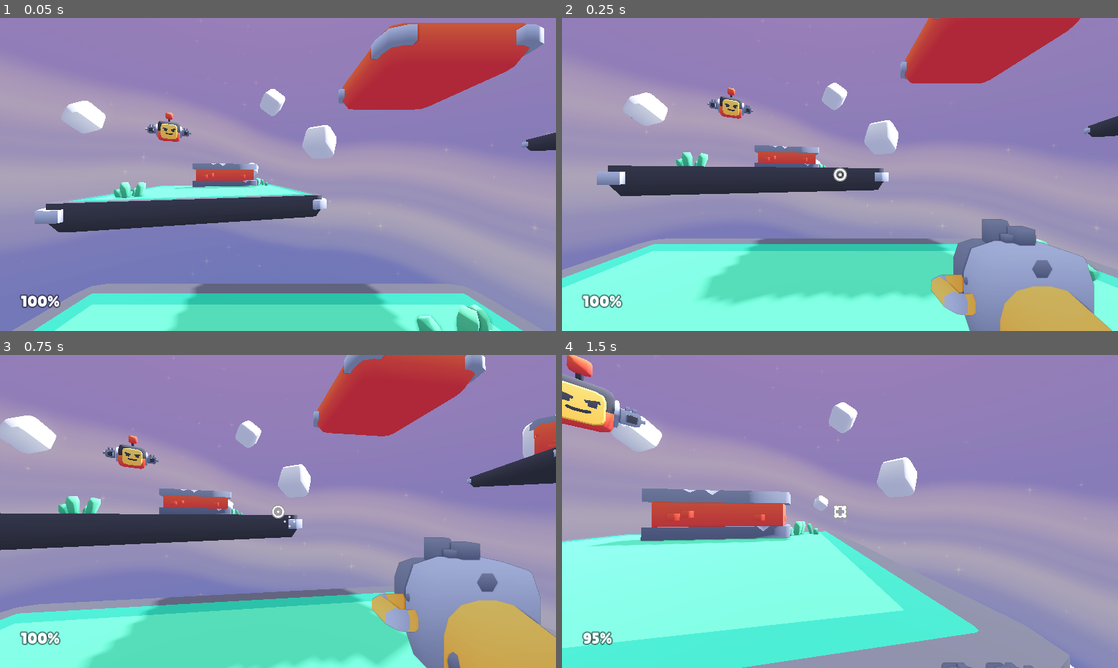
Above: before the commit, frames 1-4 (two rows, left to right).
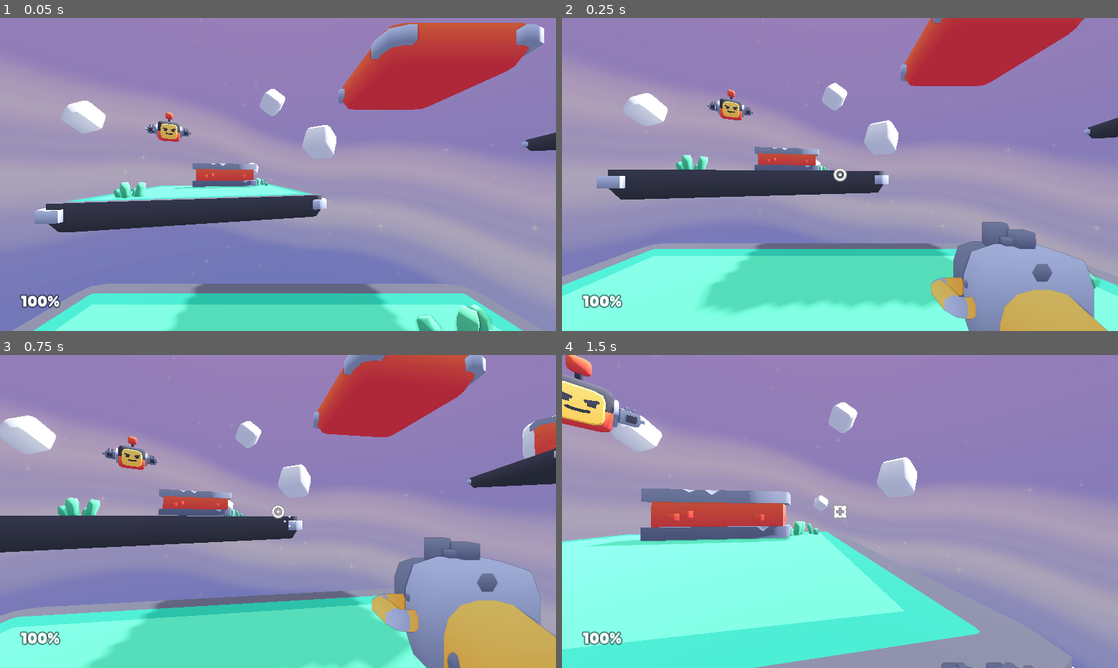
Above: after the commit, the same moments.

Repository: goob30/hackclub-haven
Game: Godot game, scene res://scenes/main.tscn
Same seed, same stepped clock (60 frames per second), same inputs: the game is played once before the commit and once after it.
Inputs (mouse positions are in pixels of both pictures, inside the frame that each line leads up to):
- Up to frame 1 (0.05 s): no input
- Up to frame 2 (0.25 s): no input
- Up to frame 3 (0.75 s): move the mouse to (305, 511) at 0.52 s; hold W (move_forward) from 0.53 s (still down); click (305, 511) at 0.6 s
- Up to frame 4 (1.5 s): keep holding W (move_forward); tap Space (jump) at 0.77 s; move the mouse to (812, 511) at 1.27 s; tap E (weapon_toggle) at 1.35 s

Frame 1 is identical in both runs. In frame 2, 8.2% of the frame differs, in the area x 0-100%, y 0-100%; in frame 3, 3.7%; in frame 4, 0.9%.

Commit message:
Root enemy logic, shooter guy

Diff:
--- a/objects/enemy.gd
+++ /dev/null
@@ -1,68 +0,0 @@
-extends Node3D
-
-@export var player: Node3D
-
-@onready var raycast = $RayCast
-@onready var muzzle_a = $MuzzleA
-@onready var muzzle_b = $MuzzleB
-
-var health := 25
-var time := 0.0
-var target_position: Vector3
-var destroyed := false
-
-# When ready, save the initial position
-
-func _ready():
-	target_position = position
-
-
-func _process(delta):
-	self.look_at(player.position + Vector3(0, 0.5, 0), Vector3.UP, true)  # Look at player
-	target_position.y += (cos(time * 5) * 1) * delta  # Sine movement (up and down)
-
-	time += delta
-
-	position = target_position
-
-# Take damage from player
-
-func damage(amount):
-	Audio.play("sounds/enemy_hurt.ogg")
-
-	health -= amount
-
-	if health <= 0 and !destroyed:
-		destroy()
-
-# Destroy the enemy when out of health
-
-func destroy():
-	Audio.play("sounds/enemy_destroy.ogg")
-
-	destroyed = true
-	queue_free()
-
-# Shoot when timer hits 0
-
-func _on_timer_timeout():
-	raycast.force_raycast_update()
-
-	if raycast.is_colliding():
-		var collider = raycast.get_collider()
-
-		if collider.has_method("damage"):  # Raycast collides with player
-
-			# Play muzzle flash animation(s)
-
-			muzzle_a.frame = 0
-			muzzle_a.play("default")
-			muzzle_a.rotation_degrees.z = randf_range(-45, 45)
-
-			muzzle_b.frame = 0
-			muzzle_b.play("default")
-			muzzle_b.rotation_degrees.z = randf_range(-45, 45)
-
-			Audio.play("sounds/enemy_attack.ogg")
-
-			collider.damage(5)  # Apply damage to player
--- a/objects/enemy.tscn
+++ b/objects/enemy.tscn
@@ -1,35 +1,48 @@
-[gd_scene load_steps=5 format=3 uid="uid://d2g78tpqbyf5g"]
+[gd_scene format=3 uid="uid://d2g78tpqbyf5g"]
 
 [ext_resource type="PackedScene" uid="uid://lde2xq3vq635" path="res://models/enemy-flying.glb" id="1_3v8nl"]
-[ext_resource type="Script" uid="uid://b6udw8uhlp4ei" path="res://objects/enemy.gd" id="1_jg24b"]
+[ext_resource type="Script" uid="uid://b6udw8uhlp4ei" path="res://objects/rootEnemy.gd" id="1_jg24b"]
 [ext_resource type="SpriteFrames" uid="uid://dbv3sy5qjatnl" path="res://sprites/burst_animation.tres" id="3_iblw5"]
 
 [sub_resource type="SphereShape3D" id="SphereShape3D_iix87"]
 radius = 0.75
 
-[node name="enemy-flying" type="Area3D"]
+[sub_resource type="ParticleProcessMaterial" id="ParticleProcessMaterial_myfey"]
+
+[sub_resource type="ArrayMesh" id="ArrayMesh_41oev"]
+
+[node name="enemy-flying" type="Area3D" unique_id=1425229381]
 script = ExtResource("1_jg24b")
 
-[node name="enemy-flying" parent="." instance=ExtResource("1_3v8nl")]
+[node name="enemy-flying" parent="." unique_id=1941908795 instance=ExtResource("1_3v8nl")]
 
-[node name="CollisionShape3D" type="CollisionShape3D" parent="."]
+[node name="CollisionShape3D" type="CollisionShape3D" parent="." unique_id=1816985237]
 transform = Transform3D(1, 0, 0, 0, 1, 0, 0, 0, 1, 0, 0.25, 0)
 shape = SubResource("SphereShape3D_iix87")
 
-[node name="RayCast" type="RayCast3D" parent="."]
+[node name="RayCast" type="RayCast3D" parent="." unique_id=1657446378]
 target_position = Vector3(0, 0, 5)
 
-[node name="MuzzleA" type="AnimatedSprite3D" parent="."]
+[node name="MuzzleA" type="AnimatedSprite3D" parent="." unique_id=225532854]
 transform = Transform3D(0.5, 0, 0, 0, 0.5, 0, 0, 0, 0.5, -0.45, 0.3, 0.4)
 sprite_frames = ExtResource("3_iblw5")
 frame = 2
 
-[node name="MuzzleB" type="AnimatedSprite3D" parent="."]
+[node name="MuzzleParticles" type="GPUParticles3D" parent="MuzzleA" unique_id=33143064]
+emitting = false
+amount = 16
+lifetime = 0.2
+one_shot = true
+fixed_fps = 60
+process_material = SubResource("ParticleProcessMaterial_myfey")
+draw_pass_1 = SubResource("ArrayMesh_41oev")
+
+[node name="MuzzleB" type="AnimatedSprite3D" parent="." unique_id=1511974418]
 transform = Transform3D(0.5, 0, 0, 0, 0.5, 0, 0, 0, 0.5, 0.45, 0.3, 0.4)
 sprite_frames = ExtResource("3_iblw5")
 frame = 2
 
-[node name="Timer" type="Timer" parent="."]
+[node name="Timer" type="Timer" parent="." unique_id=1923099676]
 wait_time = 0.25
 autostart = true
 
--- /dev/null
+++ b/objects/rootEnemy.gd
@@ -0,0 +1,102 @@
+extends Node3D
+
+@export var player: Node3D
+@export var bullet_scene: PackedScene
+@export var attack_range := 30.0
+@export var attack_damage := 5
+@export var fire_interval := 2.5
+
+@onready var raycast: RayCast3D = $RayCast
+@onready var fire_timer: Timer = $Timer
+@onready var muzzle_a = $MuzzleA
+@onready var muzzle_b = $MuzzleB
+@onready var muzzle_particles: GPUParticles3D = $MuzzleA/MuzzleParticles
+
+var health := 25
+var time := 0.0
+var target_position: Vector3
+var destroyed := false
+
+
+func _ready() -> void:
+	target_position = position
+	assert(bullet_scene != null, "Assign the EnemyBullet scene to bullet_scene.")
+
+	fire_timer.stop()
+	fire_timer.wait_time = fire_interval
+	fire_timer.one_shot = false
+	fire_timer.start(randf_range(0.1, fire_interval))
+
+
+func _process(delta: float) -> void:
+	if not is_instance_valid(player):
+		return
+
+	var aim_point = player.global_position + Vector3(0, 0.5, 0)
+
+	look_at(aim_point, Vector3.UP, true)
+	raycast.target_position = raycast.to_local(aim_point)
+
+	target_position.y += cos(time * 5.0) * delta
+	time += delta
+	position = target_position
+
+
+func damage(amount: int) -> void:
+	Audio.play("sounds/enemy_hurt.ogg")
+	health -= amount
+
+	if health <= 0 and not destroyed:
+		destroy()
+
+
+func destroy() -> void:
+	Audio.play("sounds/enemy_destroy.ogg")
+	destroyed = true
+	queue_free()
+
+
+func _on_timer_timeout() -> void:
+	if not is_instance_valid(player):
+		return
+
+	var aim_point = player.global_position + Vector3(0, 0.5, 0)
+
+	if global_position.distance_to(aim_point) > attack_range:
+		return
+
+	raycast.target_position = raycast.to_local(aim_point)
+	raycast.force_raycast_update()
+
+	if not raycast.is_colliding():
+		return
+
+	var collider = raycast.get_collider()
+	if collider != player and not (collider is Node and player.is_ancestor_of(collider)):
+		return
+
+	var bullet := bullet_scene.instantiate() as EnemyBullet
+	if bullet == null:
+		push_error("The root of bullet_scene must use the EnemyBullet script.")
+		return
+
+	get_tree().current_scene.add_child(bullet)
+	bullet.global_position = muzzle_a.global_position
+	bullet.launch(
+		(aim_point - muzzle_a.global_position).normalized(),
+		self,
+		attack_damage
+	)
+
+	muzzle_particles.emitting = true
+	muzzle_particles.restart()
+
+	muzzle_a.frame = 0
+	muzzle_a.play("default")
+	muzzle_a.rotation_degrees.z = randf_range(-45, 45)
+
+	muzzle_b.frame = 0
+	muzzle_b.play("default")
+	muzzle_b.rotation_degrees.z = randf_range(-45, 45)
+
+	Audio.play("sounds/enemy_attack.ogg")
--- /dev/null
+++ b/scenes/EnemyBullet.tscn
@@ -0,0 +1,17 @@
+[gd_scene format=3 uid="uid://dg6h5uopjapqr"]
+
+[ext_resource type="Script" uid="uid://vqpnfq1v5tq1" path="res://scenes/enemy_bullet.gd" id="1_63f26"]
+
+[sub_resource type="SphereShape3D" id="SphereShape3D_myfey"]
+
+[sub_resource type="SphereMesh" id="SphereMesh_myfey"]
+
+[node name="CharacterBody3D" type="CharacterBody3D" unique_id=1823632028]
+transform = Transform3D(0.105, 0, 0, 0, 0.105, 0, 0, 0, 0.105, 0, 0, 0)
+script = ExtResource("1_63f26")
+
+[node name="CollisionShape3D" type="CollisionShape3D" parent="." unique_id=1796773698]
+shape = SubResource("SphereShape3D_myfey")
+
+[node name="MeshInstance3D" type="MeshInstance3D" parent="CollisionShape3D" unique_id=1623148529]
+mesh = SubResource("SphereMesh_myfey")
--- /dev/null
+++ b/scenes/enemy_bullet.gd
@@ -0,0 +1,41 @@
+class_name EnemyBullet
+extends CharacterBody3D
+
+@export var speed := 8
+@export var lifetime := 8.0
+
+var direction := Vector3.ZERO
+var shooter: Node
+var damage_amount := 5
+var time_left := 1.5
+
+
+func launch(
+	flight_direction: Vector3,
+	source: Node,
+	damage: int
+) -> void:
+	direction = flight_direction.normalized()
+	shooter = source
+	damage_amount = damage
+	time_left = lifetime
+
+
+func _physics_process(delta: float) -> void:
+	if direction.is_zero_approx():
+		return
+
+	time_left -= delta
+	if time_left <= 0.0:
+		queue_free()
+		return
+
+	var collision := move_and_collide(direction * speed * delta)
+	if collision == null:
+		return
+
+	var collider = collision.get_collider()
+	if collider != shooter and collider.has_method("damage"):
+		collider.damage(damage_amount)
+
+	queue_free()
--- a/scenes/main.tscn
+++ b/scenes/main.tscn
@@ -6,6 +6,7 @@
 [ext_resource type="FontFile" uid="uid://biqtga8moh7ah" path="res://fonts/lilita_one_regular.ttf" id="3_w27de"]
 [ext_resource type="PackedScene" uid="uid://dpm3l05d7fu35" path="res://objects/platform.tscn" id="5_3s40e"]
 [ext_resource type="PackedScene" uid="uid://r7rt7pth4u7o" path="res://objects/wall_low.tscn" id="5_6vel1"]
+[ext_resource type="PackedScene" uid="uid://dg6h5uopjapqr" path="res://scenes/EnemyBullet.tscn" id="5_eb6dy"]
 [ext_resource type="PackedScene" uid="uid://c71evdjblk5wp" path="res://objects/wall_high.tscn" id="7_cabne"]
 [ext_resource type="PackedScene" uid="uid://bvx5cvigosg0s" path="res://objects/platform_large_grass.tscn" id="7_wggef"]
 [ext_resource type="PackedScene" uid="uid://d2g78tpqbyf5g" path="res://objects/enemy.tscn" id="8_7ty2f"]
@@ -66,21 +67,29 @@
 
 [node name="Enemies" type="Node" parent="." unique_id=2021581775]
 
+[node name="EnemyBullet" type="Node3D" parent="Enemies" unique_id=741858025]
+
+[node name="CharacterBody3D" parent="Enemies/EnemyBullet" unique_id=1823632028 instance=ExtResource("5_eb6dy")]
+
 [node name="enemy-flying" parent="Enemies" unique_id=532550342 node_paths=PackedStringArray("player") instance=ExtResource("8_7ty2f")]
 transform = Transform3D(1, 0, 0, 0, 1, 0, 0, 0, 1, -3.5, 2.5, -6)
 player = NodePath("../../Player")
+bullet_scene = ExtResource("5_eb6dy")
 
 [node name="enemy-flying2" parent="Enemies" unique_id=342903539 node_paths=PackedStringArray("player") instance=ExtResource("8_7ty2f")]
 transform = Transform3D(-4.37114e-08, 0, 1, 0, 1, 0, -1, 0, -4.37114e-08, -9.5, 2.5, 1.5)
 player = NodePath("../../Player")
+bullet_scene = ExtResource("5_eb6dy")
 
 [node name="enemy-flying3" parent="Enemies" unique_id=1201559634 node_paths=PackedStringArray("player") instance=ExtResource("8_7ty2f")]
 transform = Transform3D(-0.707107, 0, -0.707107, 0, 1, 0, 0.707107, 0, -0.707107, 5.5, 3.5, 9)
 player = NodePath("../../Player")
+bullet_scene = ExtResource("5_eb6dy")
 
 [node name="enemy-flying4" parent="Enemies" unique_id=816910819 node_paths=PackedStringArray("player") instance=ExtResource("8_7ty2f")]
 transform = Transform3D(0.707107, 0, -0.707107, 0, 1, 0, 0.707107, 0, 0.707107, 15.5, 4, -7.5)
 player = NodePath("../../Player")
+bullet_scene = ExtResource("5_eb6dy")
 
 [node name="Level" type="Node" parent="." unique_id=1748836644]
 
Renamed: objects/enemy.gd.uid -> objects/rootEnemy.gd.uid
Not shown, added: scenes/enemy_bullet.gd.uid
